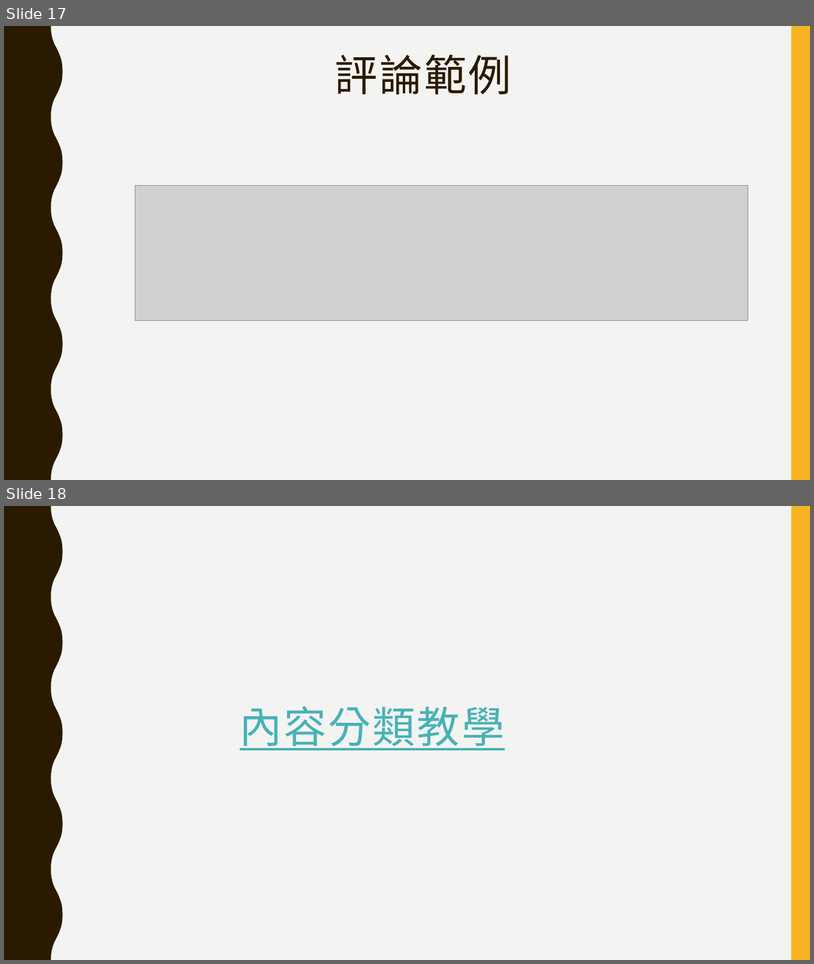
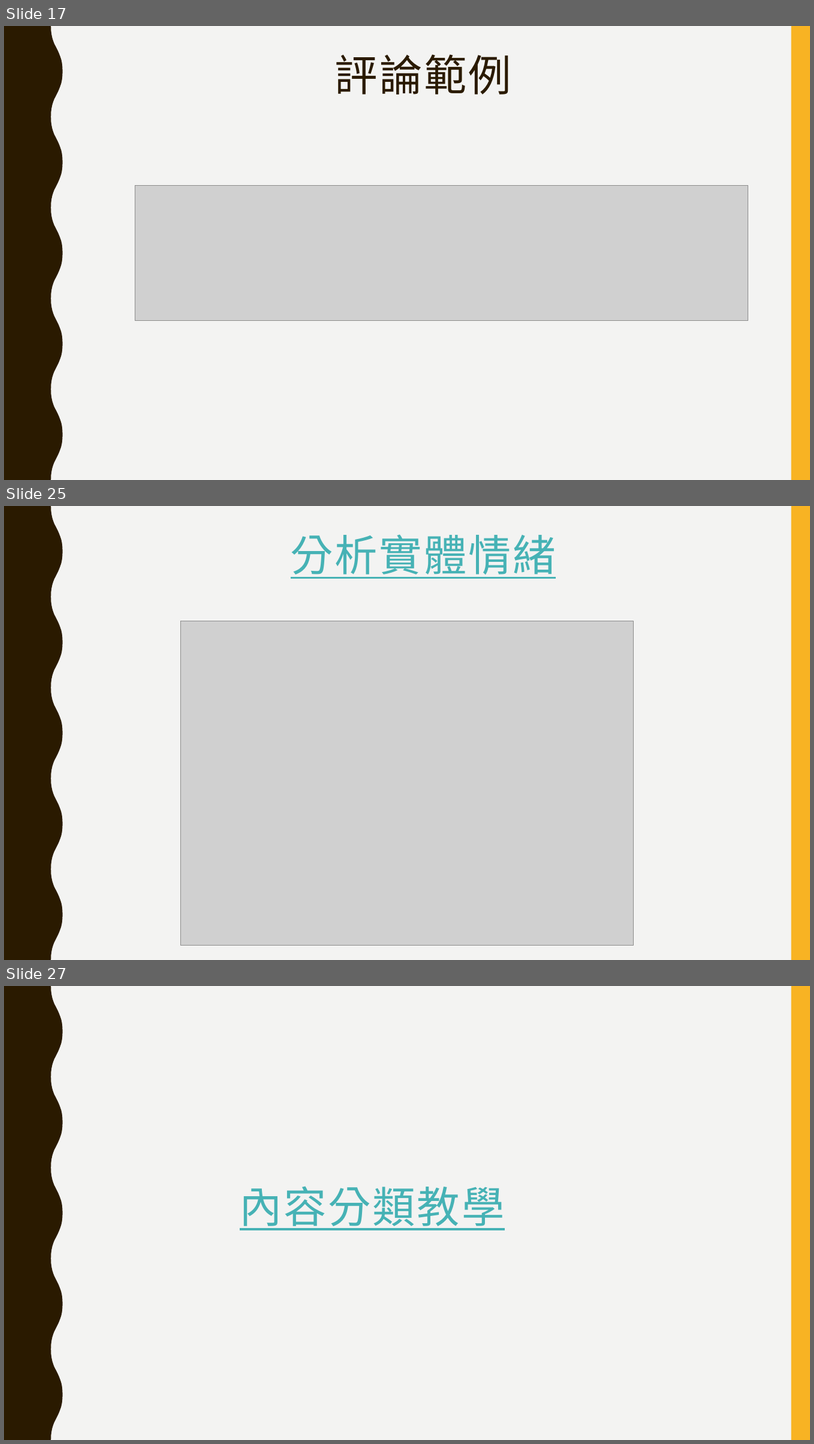
Before and after one commit to jumbokh/gcp_class, a slide deck: NLP/Natural Language API.pptx. Shown one above the other, each under a label of ours: slides 17 and 18 before the commit, slides 17, 25 and 27 after it; the slides between them are not shown. The pictures are 814x964 and 814x1444 pixels, drawn with LibreOffice and Linux fonts; fonts in the diff are those of the drawing; grey boxes stand for pictures. Boxes give left, top, right and bottom in pixels: in the first picture for what was removed or moved away, otherwise in the second. Text is boxed around its words. In the diff, an @@ line names an element or a change of style, - is before the commit and + after.

```diff
--- a/NLP/Natural Language API.pptx
+++ b/NLP/Natural Language API.pptx
@@ slide 25 added at [4, 506, 810, 960], background #F3F3F2; not listed: 2 template elements that a slide beside it also shows @@
@@ title added at [291, 534, 556, 579], 51 pt, text #46B2B5, underline @@
+分析實體情緒
@@ picture added at [180, 621, 634, 945] @@
@@ what was slide 18 is now slide 27 @@
```
Also in this commit, not shown: 8 other slides added, 8 other files.
